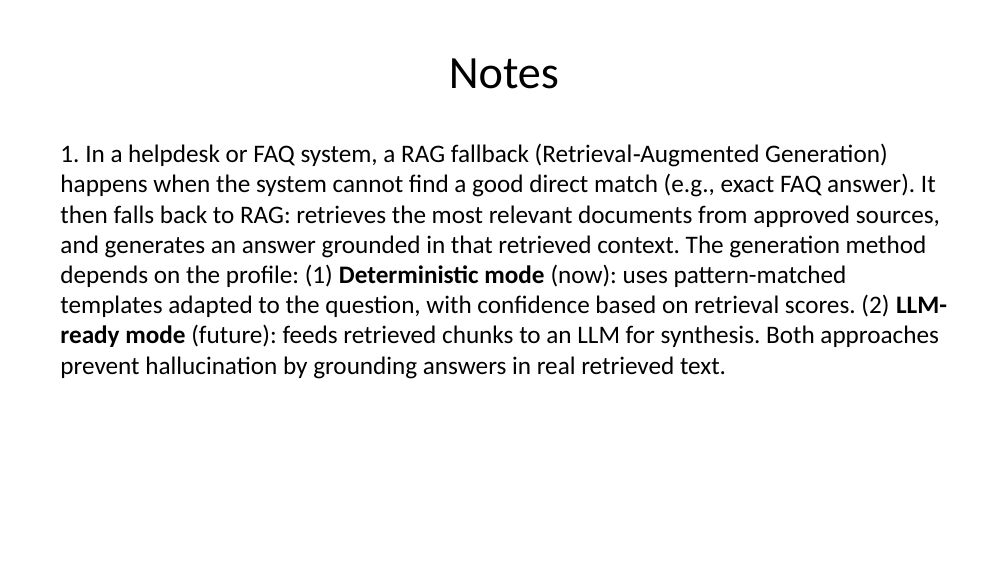
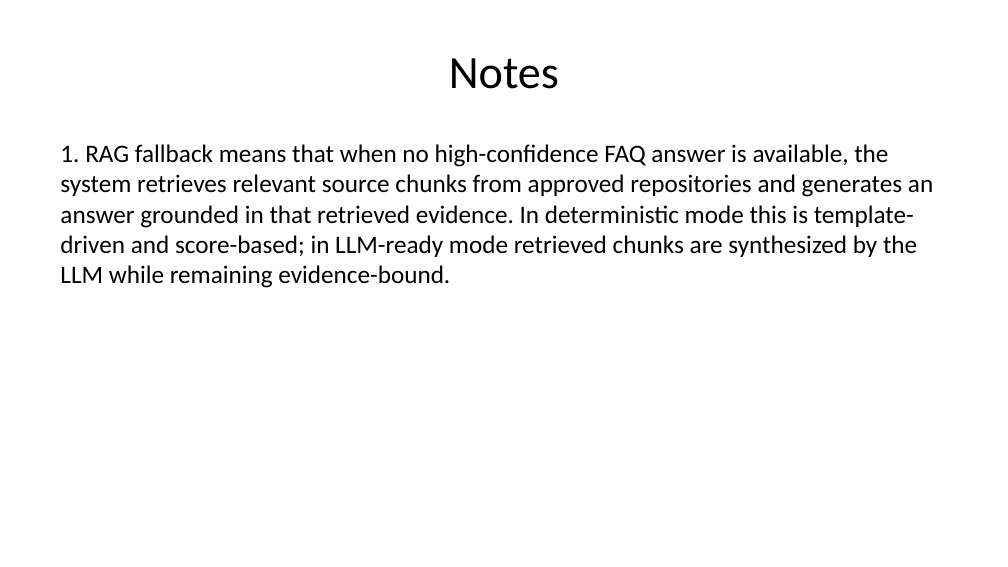
Before and after one commit to UM-KGPI/NapcoreHelpdesk, a slide deck: slide 14 of dist/napcore-helpdesk-presentation.pptx (slide 19 before the commit). Drawn at 1008x567 pixels with LibreOffice and Linux fonts; fonts in the diff are those of the drawing. Boxes give left, top, right and bottom in pixels: in the first picture for what was removed or moved away, otherwise in the second. Text is boxed around its words. In the diff, an @@ line names an element or a change of style, - is before the commit and + after.

```diff
--- a/dist/napcore-helpdesk-presentation.pptx
+++ b/dist/napcore-helpdesk-presentation.pptx
@@ text at (60,144,933,288): text changed @@
-1. In a helpdesk or FAQ system, a RAG fallback (Retrieval‑Augmented Generation) happens when the system cannot find a good direct match (e.g., exact FAQ answer). It then falls back to RAG: retrieves the most relevant documents from approved sources, and generates an answer grounded in that retrieved context. The generation method depends on the profile: (1) Deterministic mode (now): uses pattern-matched templates adapted to the question, with confidence based on retrieval scores. (2) LLM-ready mode (future): feeds retrieved chunks to an LLM for synthesis. Both approaches prevent hallucination by grounding answers in real retrieved text.
+1. RAG fallback means that when no high-confidence FAQ answer is available, the system retrieves relevant source chunks from approved repositories and generates an answer grounded in that retrieved evidence. In deterministic mode this is template-driven and score-based; in LLM-ready mode retrieved chunks are synthesized by the LLM while remaining evidence-bound.
```
Also in this commit, not shown: 7 other slides changed, 3 slides added, 8 slides removed, 8 other files.
